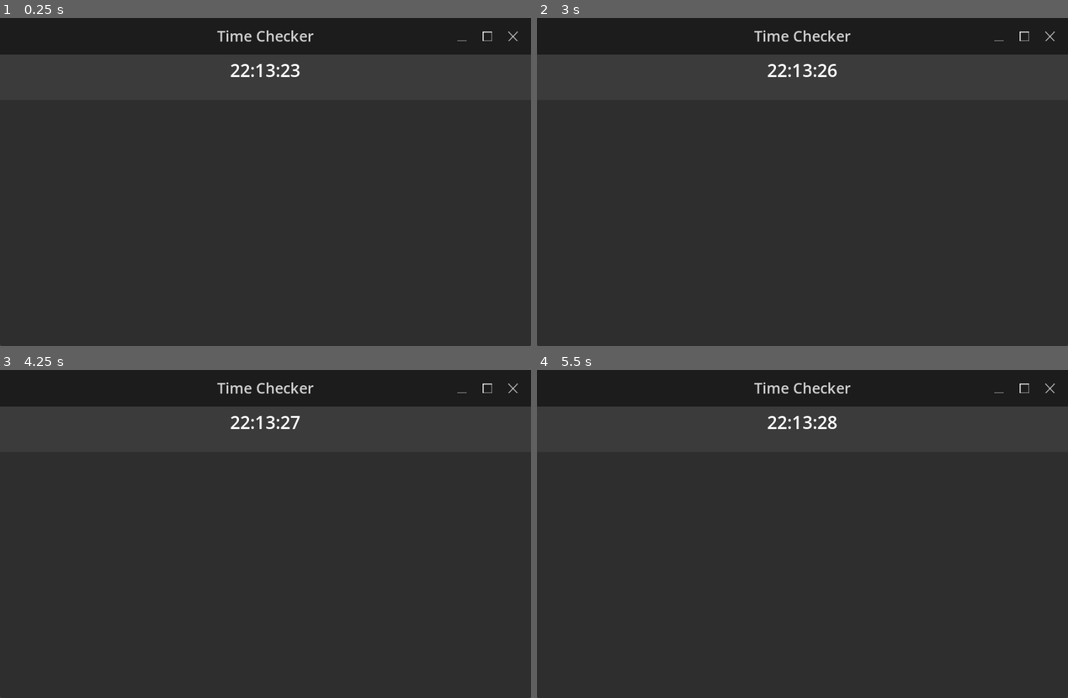
Above: before the commit, frames 1-4 (two rows, left to right).
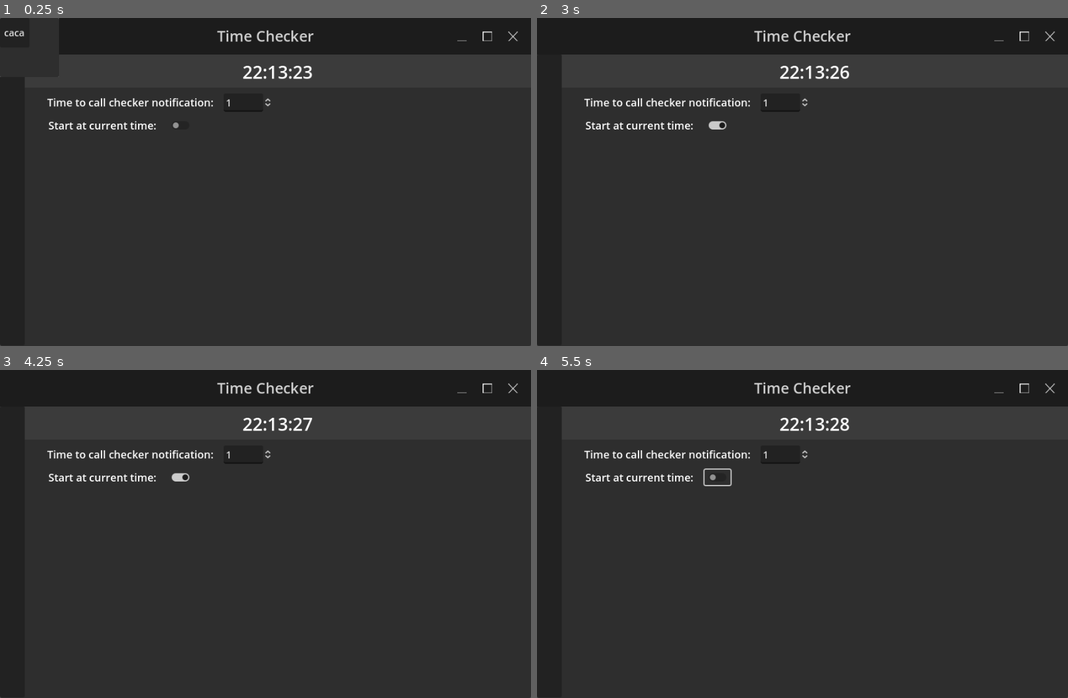
Above: after the commit, the same moments.

Repository: JellyLion/Time-Check
Game: Godot game, scene res://Main.tscn
The game is run twice, just before and just after one commit, with the same random seed, the same clock (stepped at 60 frames per second) and the same inputs.
Inputs (mouse positions are in pixels of both pictures, inside the frame that each line leads up to):
- Up to frame 1 (0.25 s): no input
- Up to frame 2 (3 s): click (717, 126) at 0.52 s; click (998, 37) at 1.25 s; click (1025, 37) at 2 s; click (552, 31) at 2.75 s, where only the run after the commit has a clickable "caca"
- Up to frame 3 (4.25 s): click (461, 389) at 3.5 s
- Up to frame 4 (5.5 s): click (1025, 389) at 4.25 s; click (717, 478) at 5.02 s

The runs differ from the first frame. In frame 1, 1.5% of the frame differs, in the area x 0-59%, y 0-35%; in frame 2, 1.9%; in frame 3, 1.8%; in frame 4, 1.9%, in the area x 0-59%, y 11-36%.

Commit message:
Changed methods to main.gd, added functionalities
Added a spinbox to set the minutes to call notification and also added a check button for starting counting minutes at current time.

Diff:
--- /dev/null
+++ b/Main.gd
@@ -0,0 +1,33 @@
+extends Control
+
+var minutes_to_call_notification := 1
+var current_minute : int
+var start_at_current_time := false
+var minutes_past_starting_minute : int
+
+signal call_time_checker_notification
+
+func _on_current_time_minute_changed(minute):
+	current_minute = minute
+	if not start_at_current_time:
+		if current_minute % minutes_to_call_notification == 0:
+			emit_signal("call_time_checker_notification")
+	else:
+		minutes_past_starting_minute += 1
+		if minutes_past_starting_minute == 61:
+			minutes_past_starting_minute = 1
+		if minutes_past_starting_minute % minutes_to_call_notification == 0:
+			emit_signal(("call_time_checker_notification"))
+
+func _on_spin_box_value_changed(value):
+	print("spin box value changed " + str(value))
+	minutes_to_call_notification = value
+	#also reset minutes past time notification.
+	minutes_past_starting_minute = 0
+
+
+func _on_check_button_toggled(toggled_on):
+	print("button toggled, value: " + str(toggled_on))
+	start_at_current_time = toggled_on
+	if toggled_on:
+		minutes_past_starting_minute = 0
--- a/Main.tscn
+++ b/Main.tscn
@@ -1,6 +1,7 @@
-[gd_scene load_steps=13 format=3 uid="uid://cvgqg6s3y13c3"]
+[gd_scene load_steps=15 format=3 uid="uid://cvgqg6s3y13c3"]
 
 [ext_resource type="Texture2D" uid="uid://lbev18qh7qdj" path="res://Buttons/AppBar/MinimizeBtn.png" id="1_6ihf3"]
+[ext_resource type="Script" path="res://Main.gd" id="1_ka2lc"]
 [ext_resource type="Script" path="res://Scripts/AppBarButtons.gd" id="1_yyigs"]
 [ext_resource type="Script" path="res://Scripts/CurrentTime.gd" id="2_m1bxy"]
 [ext_resource type="Texture2D" uid="uid://c10kndmtmglbv" path="res://Buttons/AppBar/MaximizeBtn.png" id="2_mgum6"]
@@ -23,6 +24,9 @@
 [sub_resource type="LabelSettings" id="LabelSettings_5l5r6"]
 font_size = 30
 
+[sub_resource type="LabelSettings" id="LabelSettings_x7cr8"]
+font_size = 18
+
 [node name="Main" type="Control"]
 layout_mode = 3
 anchors_preset = 15
@@ -30,6 +34,7 @@
 anchor_bottom = 1.0
 grow_horizontal = 2
 grow_vertical = 2
+script = ExtResource("1_ka2lc")
 
 [node name="Background" type="Panel" parent="."]
 layout_mode = 1
@@ -104,41 +109,109 @@
 size_flags_stretch_ratio = 2.75
 theme_override_constants/separation = 0
 
+[node name="Panel" type="Panel" parent="Background/VBoxContainer/HBoxContainer"]
+layout_mode = 2
+size_flags_horizontal = 3
+size_flags_stretch_ratio = 0.05
+
 [node name="VBoxContainer" type="VBoxContainer" parent="Background/VBoxContainer/HBoxContainer"]
 layout_mode = 2
 size_flags_horizontal = 3
-theme_override_constants/separation = 0
+theme_override_constants/separation = 10
 
 [node name="TimeAndDatePanel" type="Panel" parent="Background/VBoxContainer/HBoxContainer/VBoxContainer"]
 layout_mode = 2
 size_flags_horizontal = 3
 size_flags_vertical = 3
-size_flags_stretch_ratio = 0.45
+size_flags_stretch_ratio = 2.0
 theme_override_styles/panel = SubResource("StyleBoxFlat_1uk3a")
 
 [node name="CurrentTime" type="Label" parent="Background/VBoxContainer/HBoxContainer/VBoxContainer/TimeAndDatePanel"]
 top_level = true
 layout_mode = 0
-offset_top = 60.0
+offset_left = 42.0
+offset_top = 62.0
 offset_right = 900.0
-offset_bottom = 117.0
+offset_bottom = 121.0
 label_settings = SubResource("LabelSettings_5l5r6")
 horizontal_alignment = 1
 vertical_alignment = 1
 script = ExtResource("2_m1bxy")
-minutes_to_call_notification = 2
-
-[node name="Control" type="Control" parent="Background/VBoxContainer/HBoxContainer/VBoxContainer"]
-layout_mode = 2
-size_flags_horizontal = 3
-size_flags_vertical = 3
-size_flags_stretch_ratio = 2.43
+
+[node name="TimeToCallNotification" type="HBoxContainer" parent="Background/VBoxContainer/HBoxContainer/VBoxContainer"]
+layout_mode = 2
+size_flags_horizontal = 3
+size_flags_stretch_ratio = 5.84
+
+[node name="Control" type="Control" parent="Background/VBoxContainer/HBoxContainer/VBoxContainer/TimeToCallNotification"]
+layout_mode = 2
+size_flags_horizontal = 3
+
+[node name="Label" type="Label" parent="Background/VBoxContainer/HBoxContainer/VBoxContainer/TimeToCallNotification"]
+layout_mode = 2
+text = "Time to call checker notification:"
+label_settings = SubResource("LabelSettings_x7cr8")
+vertical_alignment = 1
+
+[node name="Control3" type="Control" parent="Background/VBoxContainer/HBoxContainer/VBoxContainer/TimeToCallNotification"]
+layout_mode = 2
+size_flags_horizontal = 3
+size_flags_stretch_ratio = 0.25
+
+[node name="SpinBox" type="SpinBox" parent="Background/VBoxContainer/HBoxContainer/VBoxContainer/TimeToCallNotification"]
+layout_mode = 2
+min_value = 1.0
+max_value = 60.0
+value = 1.0
+update_on_text_changed = true
+custom_arrow_step = 1.0
+
+[node name="Control2" type="Control" parent="Background/VBoxContainer/HBoxContainer/VBoxContainer/TimeToCallNotification"]
+layout_mode = 2
+size_flags_horizontal = 3
+size_flags_stretch_ratio = 12.41
+
+[node name="StartOnCurrentTime" type="HBoxContainer" parent="Background/VBoxContainer/HBoxContainer/VBoxContainer"]
+layout_mode = 2
+size_flags_horizontal = 3
+size_flags_stretch_ratio = 5.84
+
+[node name="Control" type="Control" parent="Background/VBoxContainer/HBoxContainer/VBoxContainer/StartOnCurrentTime"]
+layout_mode = 2
+size_flags_horizontal = 3
+
+[node name="Label" type="Label" parent="Background/VBoxContainer/HBoxContainer/VBoxContainer/StartOnCurrentTime"]
+layout_mode = 2
+text = "Start at current time:"
+label_settings = SubResource("LabelSettings_x7cr8")
+vertical_alignment = 1
+
+[node name="Control3" type="Control" parent="Background/VBoxContainer/HBoxContainer/VBoxContainer/StartOnCurrentTime"]
+layout_mode = 2
+size_flags_horizontal = 3
+size_flags_stretch_ratio = 0.25
+
+[node name="CheckButton" type="CheckButton" parent="Background/VBoxContainer/HBoxContainer/VBoxContainer/StartOnCurrentTime"]
+layout_mode = 2
+
+[node name="Control2" type="Control" parent="Background/VBoxContainer/HBoxContainer/VBoxContainer/StartOnCurrentTime"]
+layout_mode = 2
+size_flags_horizontal = 3
+size_flags_stretch_ratio = 15.38
+
+[node name="Control2" type="Control" parent="Background/VBoxContainer/HBoxContainer/VBoxContainer"]
+layout_mode = 2
+size_flags_vertical = 3
+size_flags_stretch_ratio = 12.48
 
 [node name="TimeCheckerNotification" parent="." instance=ExtResource("10_olkbf")]
 visible = false
 borderless = true
 
+[connection signal="call_time_checker_notification" from="." to="TimeCheckerNotification" method="_on_main_call_time_checker_notification"]
 [connection signal="pressed" from="Background/VBoxContainer/TitlePanel/AppBarButtons/Minimize" to="Background/VBoxContainer/TitlePanel/AppBarButtons" method="_on_minimize_pressed"]
 [connection signal="pressed" from="Background/VBoxContainer/TitlePanel/AppBarButtons/Maximize" to="Background/VBoxContainer/TitlePanel/AppBarButtons" method="_on_maximize_pressed"]
 [connection signal="pressed" from="Background/VBoxContainer/TitlePanel/AppBarButtons/Close" to="Background/VBoxContainer/TitlePanel/AppBarButtons" method="_on_close_pressed"]
-[connection signal="call_time_checker_notification" from="Background/VBoxContainer/HBoxContainer/VBoxContainer/TimeAndDatePanel/CurrentTime" to="TimeCheckerNotification" method="_on_time_checker_notification_called"]
+[connection signal="minute_changed" from="Background/VBoxContainer/HBoxContainer/VBoxContainer/TimeAndDatePanel/CurrentTime" to="." method="_on_current_time_minute_changed"]
+[connection signal="value_changed" from="Background/VBoxContainer/HBoxContainer/VBoxContainer/TimeToCallNotification/SpinBox" to="." method="_on_spin_box_value_changed"]
+[connection signal="toggled" from="Background/VBoxContainer/HBoxContainer/VBoxContainer/StartOnCurrentTime/CheckButton" to="." method="_on_check_button_toggled"]
--- a/Scenes/time_checker_notification.gd
+++ b/Scenes/time_checker_notification.gd
@@ -2,7 +2,7 @@
 
 var can_close_window:bool = false
 
-func _on_time_checker_notification_called():
+func _on_main_call_time_checker_notification():
 	show()
 	can_close_window = true
 	await get_tree().create_timer(5.0).timeout
--- a/Scripts/CurrentTime.gd
+++ b/Scripts/CurrentTime.gd
@@ -1,30 +1,20 @@
 extends Label
 
-@export var minutes_to_call_notification := 1
 var current_time:String
+var minute_at_current_delta: int
 var current_minute: int
-var last_minute: int
 
-signal call_time_checker_notification
-
-func _ready():
-	last_minute = 60
-	print(last_minute)
+signal minute_changed(current_minute :int)
 
 func _process(delta):
 	current_time = Time.get_time_string_from_system(false)
 	text = current_time
 	#current time string is formated like this: HH:MM:SS
-	current_minute = int(text.get_slice(":", 1))
+	minute_at_current_delta = int(text.get_slice(":", 1))
 	#we will need to operate on hours to, so instead of ending at 59, the minutes
 	#should end at 60 and start at 1
-	if current_minute == 0:
-		current_minute = 60
-	if last_minute != current_minute:
-		last_minute = current_minute
-		_on_minute_changed()
-
-func _on_minute_changed():
-	#use % to see if a notification should be going on at this minute
-	if last_minute % minutes_to_call_notification == 0:
-		emit_signal("call_time_checker_notification")
+	if minute_at_current_delta == 0:
+		minute_at_current_delta = 60
+	if current_minute != minute_at_current_delta:
+		current_minute = minute_at_current_delta
+		emit_signal("minute_changed", current_minute)
